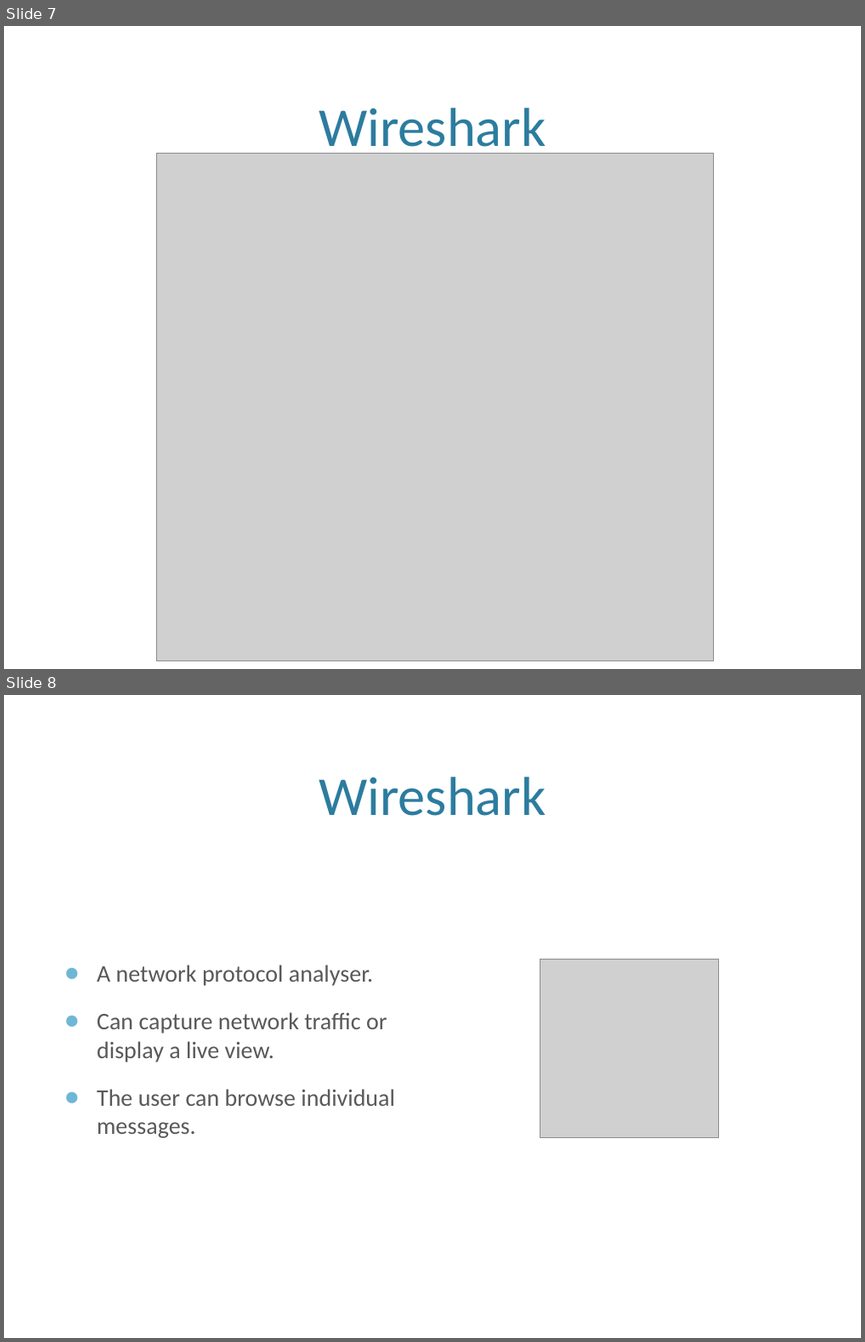
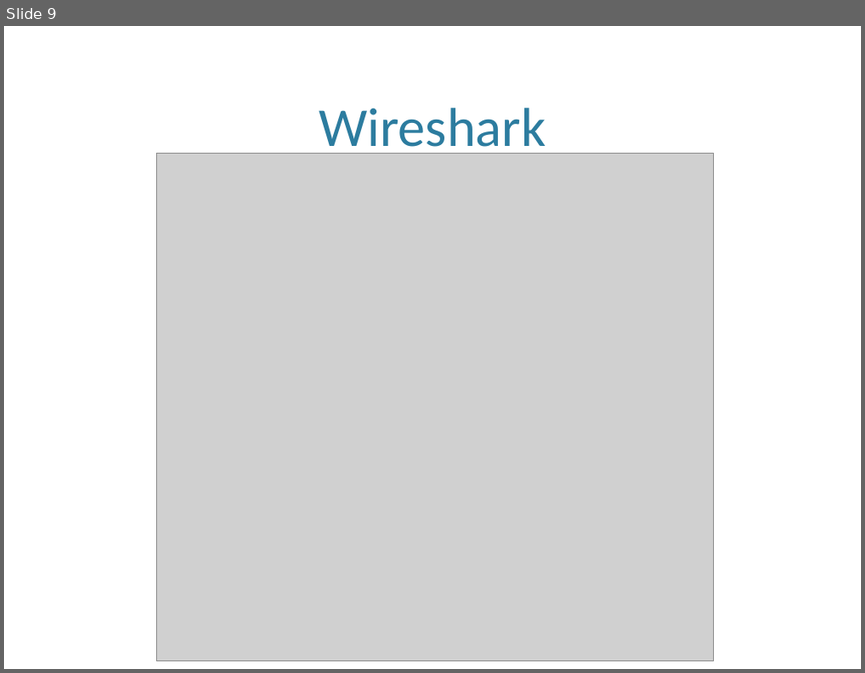
Before and after one commit to eventh/kpro9, a slide deck: presentation/TDT4290_FinalPresentasjon.pptx. Shown one above the other, each under a label of ours: slides 7 and 8 before the commit, slide 9 after it. The pictures are 865x1342 and 865x673 pixels, drawn with LibreOffice and Linux fonts; fonts in the diff are those of the drawing; grey boxes stand for pictures; background and template pictures are left out. Boxes give left, top, right and bottom in pixels: in the first picture for what was removed or moved away, otherwise in the second. Text is boxed around its words. In the diff, an @@ line names an element or a change of style, - is before the commit and + after.

```diff
--- a/presentation/TDT4290_FinalPresentasjon.pptx
+++ b/presentation/TDT4290_FinalPresentasjon.pptx
@@ slide 8 removed at (x1=4, y1=695, x2=861, y2=1338), background picture (left out) @@
@@ title removed at (x1=318, y1=777, x2=545, y2=816) @@
-Wireshark
@@ text removed at (x1=97, y1=964, x2=395, y2=1138) @@
-● A network protocol analyser.
-● Can capture network traffic or display a live view.
-● The user can browse individual messages.
@@ picture removed at (x1=540, y1=959, x2=718, y2=1137) @@
@@ what was slide 7 is now slide 9 @@
```
Also in this commit, not shown: 3 slides changed, 10 slides added, 4 other files.
